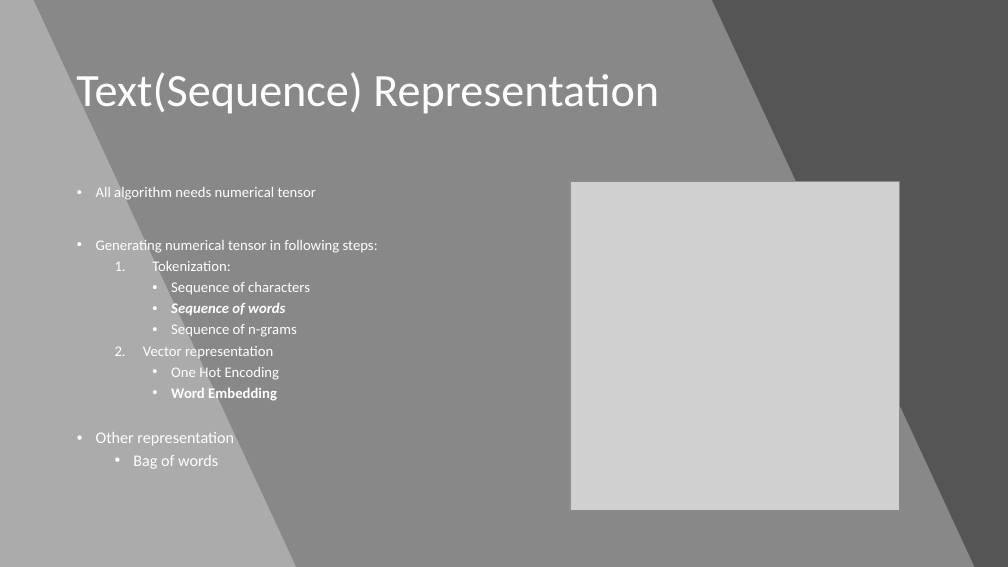
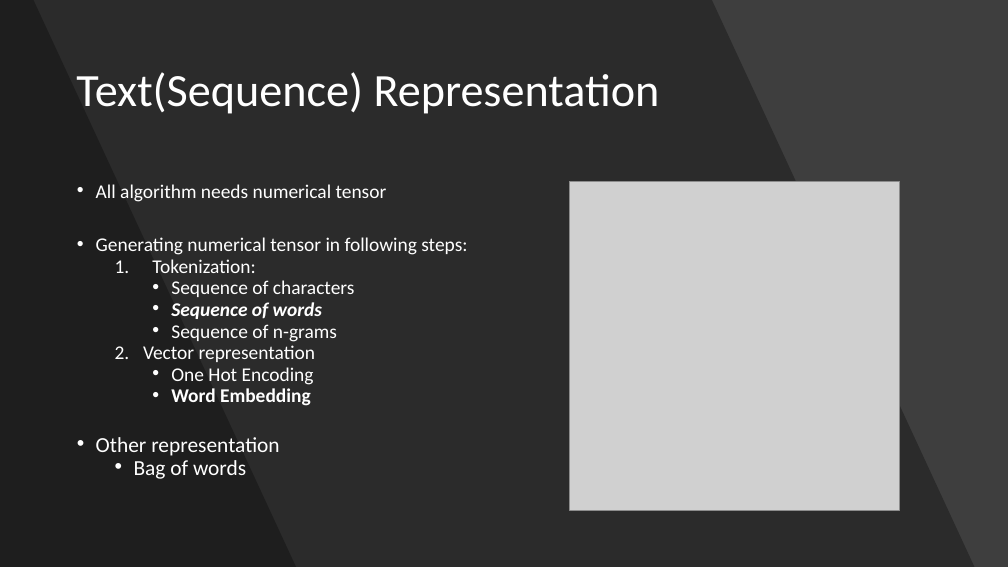
Before and after one commit to ravikg/deep-learning-nlp-kaggle-toxic-comment, a slide deck: slide 16 of ppt/workshop.pptx. Drawn at 1008x567 pixels with LibreOffice and Linux fonts; fonts in the diff are those of the drawing; grey boxes stand for pictures. Boxes give left, top, right and bottom in pixels: in the first picture for what was removed or moved away, otherwise in the second. Text is boxed around its words. In the diff, an @@ line names an element or a change of style, - is before the commit and + after.

Commit message:
fixing the ppt format and adding pdf version also

```diff
--- a/ppt/workshop.pptx
+++ b/ppt/workshop.pptx
@@ rectangle at (0, 0, 1008, 567): fill #FFFFFF at 9% opacity to #000000 at 9% opacity @@
@@ freeform shape at (0, 0, 975, 567): fill #FFFFFF at 30% opacity to #000000 at 30% opacity @@
@@ freeform shape at (0, 0, 296, 567): fill #FFFFFF at 30% opacity to #000000 at 30% opacity @@
@@ text "All algorithm needs numerical tensor" at (96, 184, 467, 479): size 14 to 18.5 pt in "All algorithm needs numerical tensor", "Generating numerical tensor in following steps:", "Tokenization:", "Sequence of characters" and 5 more places; size 15.4 to 20.4 pt in "Other representation", "Bag of words"; line spacing 0.9 to 0.7; indent changed @@
```
Also in this commit, not shown: 53 other slides changed, 2 other files.
